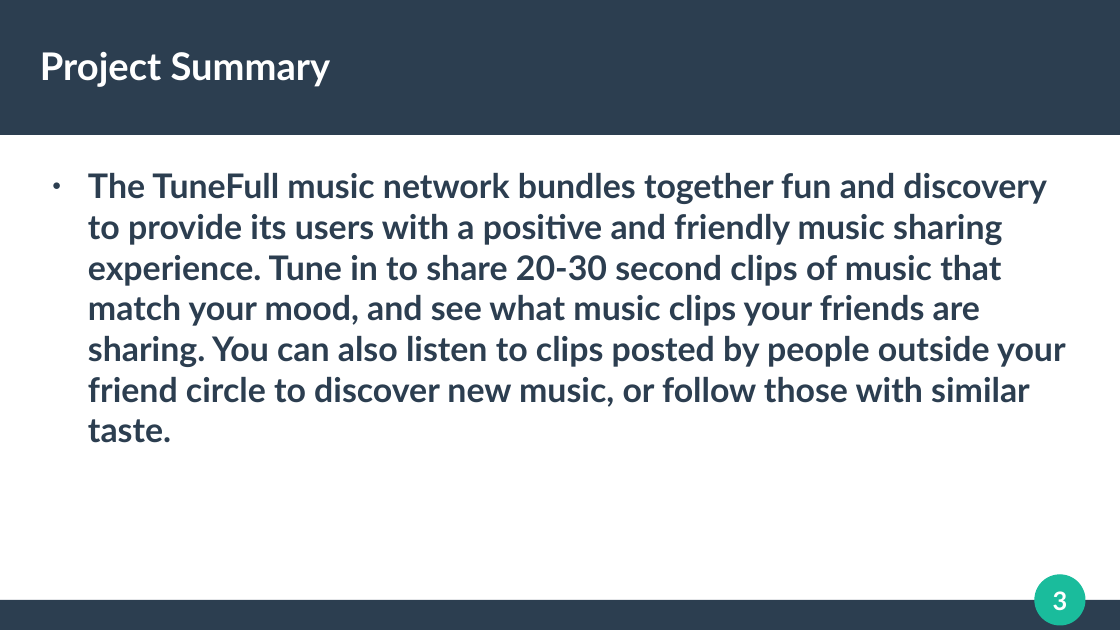
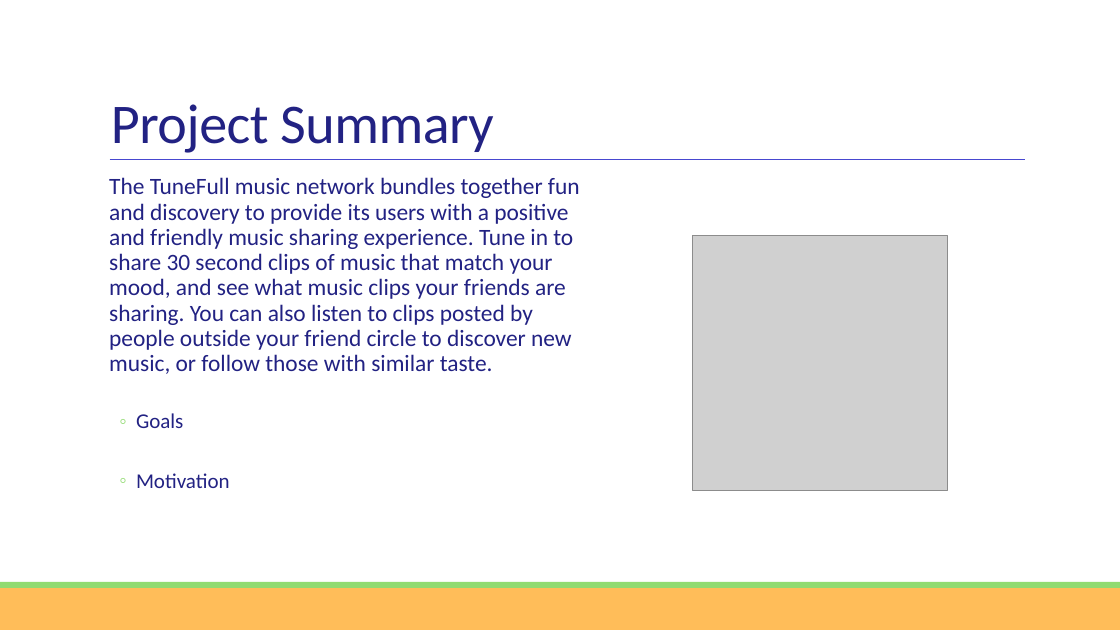
Before and after one commit to tunefull/tunefull.github.io, a slide deck: slide 3 of docs/presentation/tunefull-presentation-power-point.pptx. Drawn at 1120x630 pixels with LibreOffice and Linux fonts; fonts in the diff are those of the drawing; grey boxes stand for pictures. Boxes give left, top, right and bottom in pixels: in the first picture for what was removed or moved away, otherwise in the second. Text is boxed around its words. In the diff, an @@ line names an element or a change of style, - is before the commit and + after.

```diff
--- a/docs/presentation/tunefull-presentation-power-point.pptx
+++ b/docs/presentation/tunefull-presentation-power-point.pptx
@@ rectangle removed at [0, 0, 1120, 135] @@
@@ title "Project Summary": place and size @@
-title "Project Summary" at [40, 51, 330, 87]
+title "Project Summary" at [111, 104, 493, 153]
@@ title "Project Summary" at [111, 104, 493, 153]: size 27 to 39.7 pt, font Lato to Calibri, text colour #FFFFFF to #222283, letter spacing 0 to -0.4 pt, bold off; line spacing 1 to 0.85; vertical alignment middle to bottom @@
@@ text at [109, 177, 580, 488]: text changed; size 24 to 16.5 pt; font Lato to Calibri; text colour #2C3E50 to #222283; bold off @@
-● The TuneFull music network bundles together fun and discovery to provide its users with a positive and friendly music sharing experience. Tune in to share 20-30 second clips of music that match your mood, and see what music clips your friends are sharing. You can also listen to clips posted by people outside your friend circle to discover new music, or follow those with similar taste.
+  The TuneFull music network bundles together fun and discovery to provide its users with a positive and friendly music sharing experience. Tune in to share 30 second clips of music that match your mood, and see what music clips your friends are sharing. You can also listen to clips posted by people outside your friend circle to discover new music, or follow those with similar taste.
+  ◦ Goals
+  ◦ Motivation
@@ line added from (110, 160) to (1025, 160), #4848D0 0.5 pt @@
@@ picture added at [693, 236, 948, 491] @@
@@ rectangle: place and size @@
-rectangle at [0, 601, 1120, 630]
+rectangle at [0, 588, 1120, 630]
@@ rectangle at [0, 588, 1120, 630]: fill #2C3E50 to #FFBD59 @@
@@ rectangle added at [0, 582, 1120, 588], fill #91DB71 @@
@@ ellipse removed at [1036, 575, 1085, 625] @@
@@ page number removed at [1053, 591, 1068, 611] @@
-3
```
Also in this commit, not shown: 3 other slides changed, 7 slides added, 7 slides removed, 2 other files.
